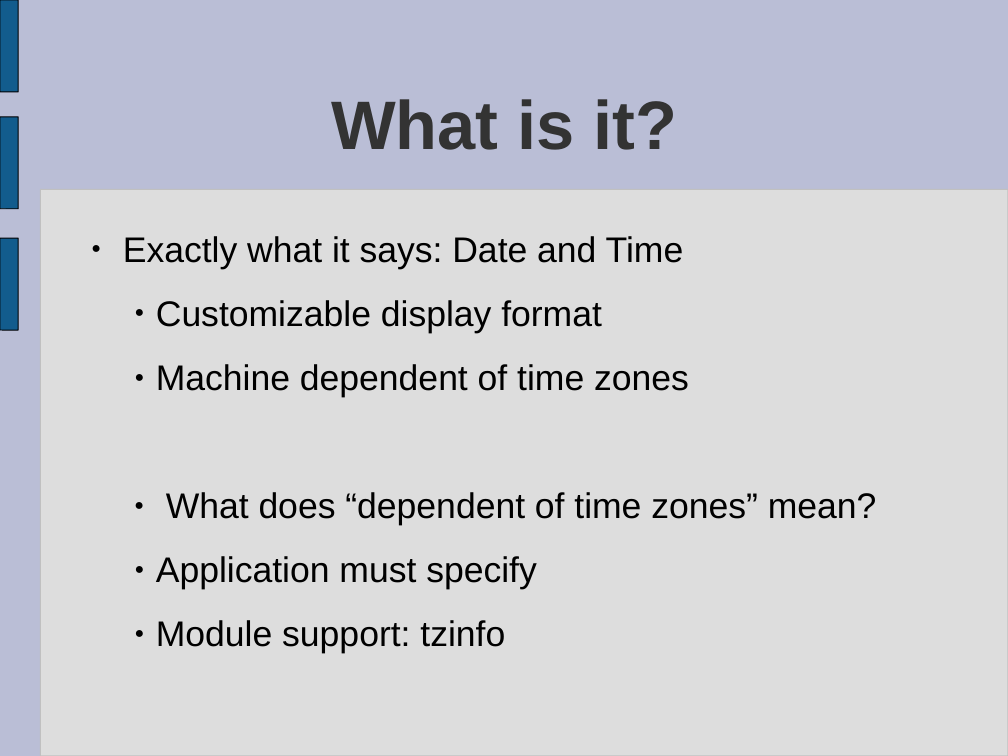
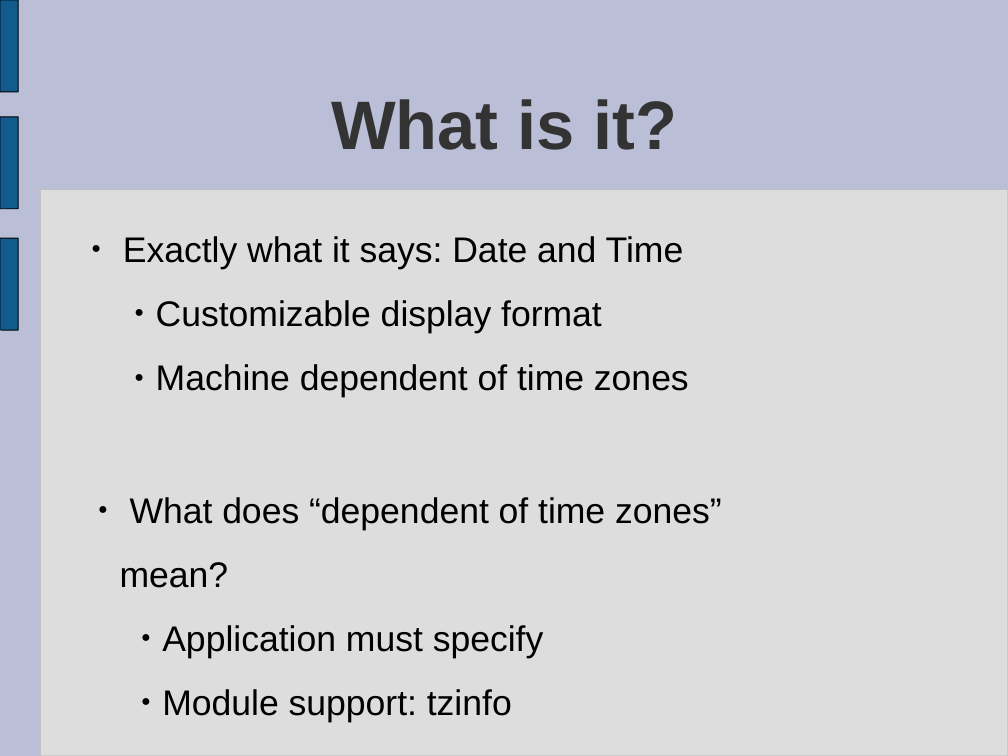
Before and after one commit to tdyhacker/pythonexploration, a slide deck: slide 2 of DateTime/DateTime.ppt. Drawn at 1008x756 pixels with LibreOffice and Linux fonts; fonts in the diff are those of the drawing. Boxes give left, top, right and bottom in pixels: in the first picture for what was removed or moved away, otherwise in the second. Text is boxed around its words. In the diff, an @@ line names an element or a change of style, - is before the commit and + after.

```diff
--- a/DateTime/DateTime.ppt
+++ b/DateTime/DateTime.ppt
@@ text added at [120,497,722,722], 28 pt, text #000000 @@
+● What does “dependent of time zones” mean?
+    ● Application must specify
+    ● Module support: tzinfo
@@ text at [156,492,877,654]: paragraphs removed @@
-● What does “dependent of time zones” mean?
-    ● Application must specify
-    ● Module support: tzinfo
```
Also in this commit, not shown: 2 other slides changed, 8 other files.
